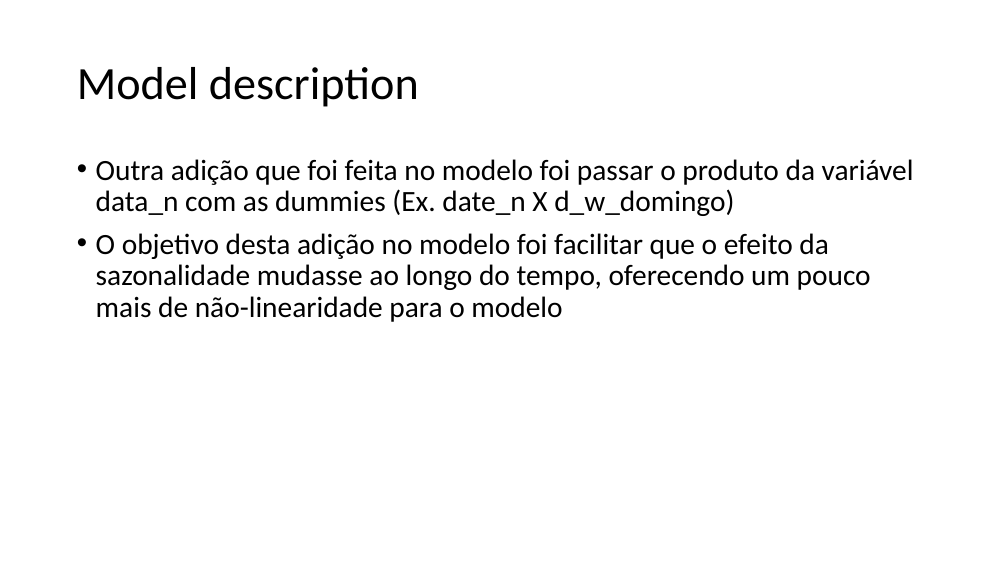
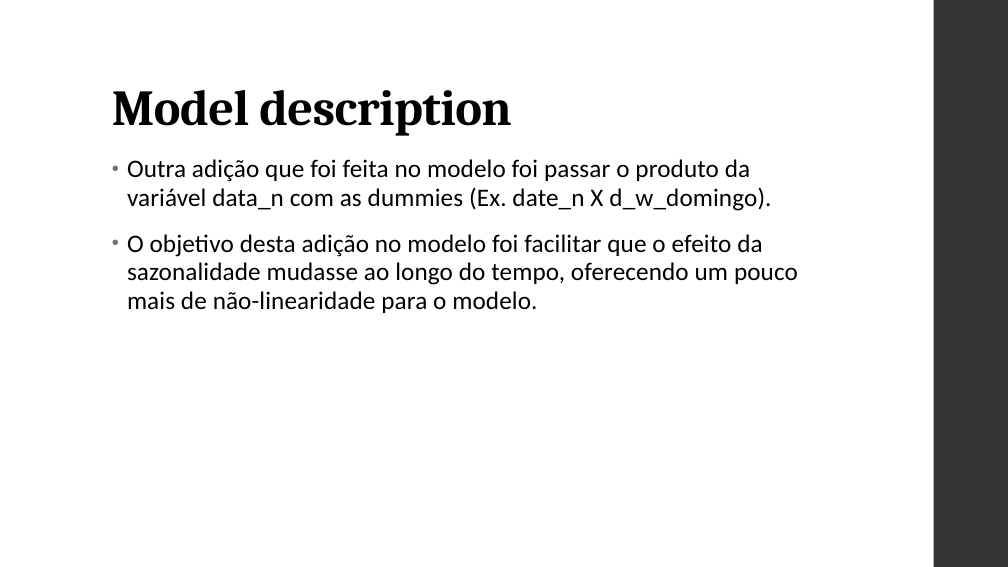
Before and after one commit to rodrigo-neumann/Stone-Age-Covid-project, a slide deck: slide 13 of Stone Age_apresentação.pptx. Drawn at 1008x567 pixels with LibreOffice and Linux fonts; fonts in the diff are those of the drawing. Boxes give left, top, right and bottom in pixels: in the first picture for what was removed or moved away, otherwise in the second. Text is boxed around its words. In the diff, an @@ line names an element or a change of style, - is before the commit and + after.

```diff
--- a/Stone Age_apresentação.pptx
+++ b/Stone Age_apresentação.pptx
@@ rectangle added at (x1=934, y1=0, x2=1008, y2=567), fill #353537 @@
@@ title "Model description" moved from (x1=77, y1=67, x2=419, y2=107) to (x1=112, y1=90, x2=512, y2=136) @@
@@ title "Model description" at (x1=112, y1=90, x2=512, y2=136): size 44 to 48 pt, font Calibri to Cambria, letter spacing 0 to -0.5 pt, bold on; vertical alignment middle to bottom @@
@@ text at (x1=127, y1=159, x2=798, y2=313): text changed; size 28 to 24 pt @@
-• Outra adição que foi feita no modelo foi passar o produto da variável data_n com as dummies (Ex. date_n X d_w_domingo)
-• O objetivo desta adição no modelo foi facilitar que o efeito da sazonalidade mudasse ao longo do tempo, oferecendo um pouco mais de não-linearidade para o modelo
+• Outra adição que foi feita no modelo foi passar o produto da variável data_n com as dummies (Ex. date_n X d_w_domingo).
+• O objetivo desta adição no modelo foi facilitar que o efeito da sazonalidade mudasse ao longo do tempo, oferecendo um pouco mais de não-linearidade para o modelo.
```
Also in this commit, not shown: 17 other slides changed, 1 slide added, 1 slide removed.
